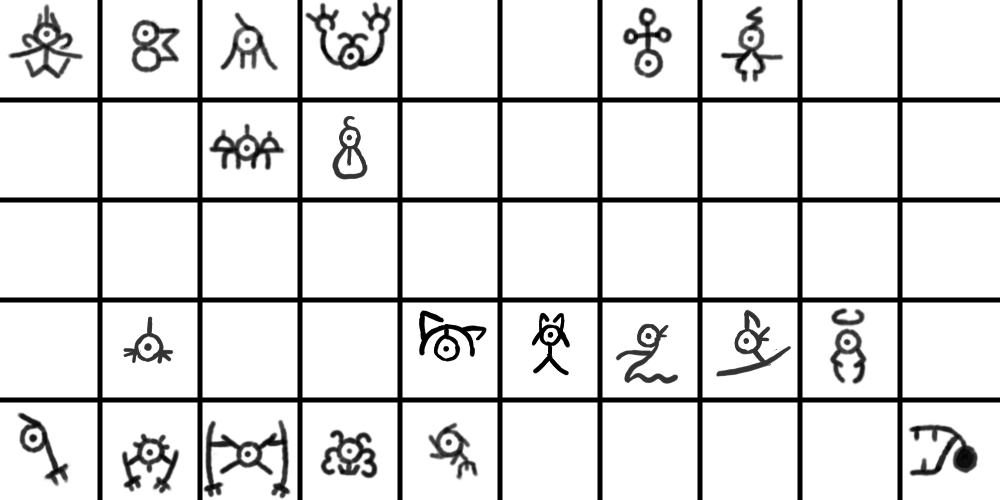
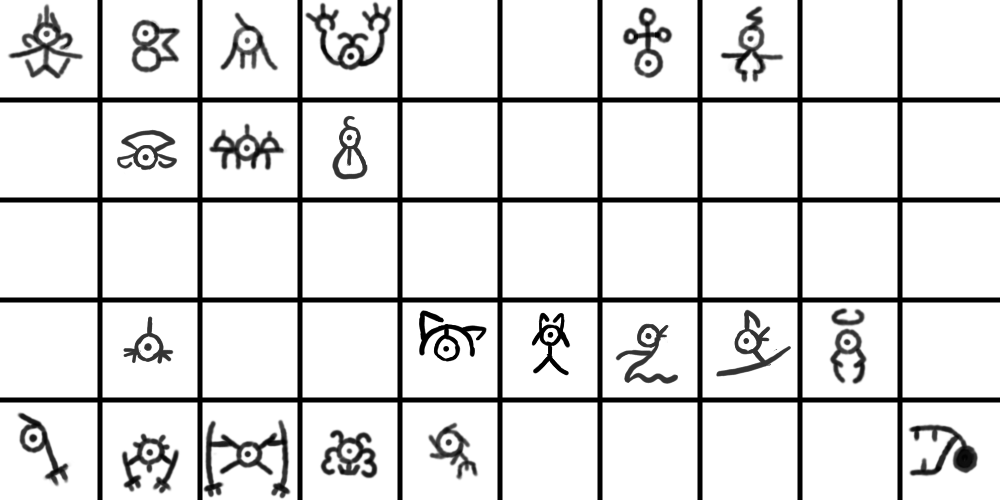
Revision of a layered (1000, 500) image; what changed, layer by layer:
painted on "Paint Layer 1" over left=117, top=129, right=178, bottom=174
